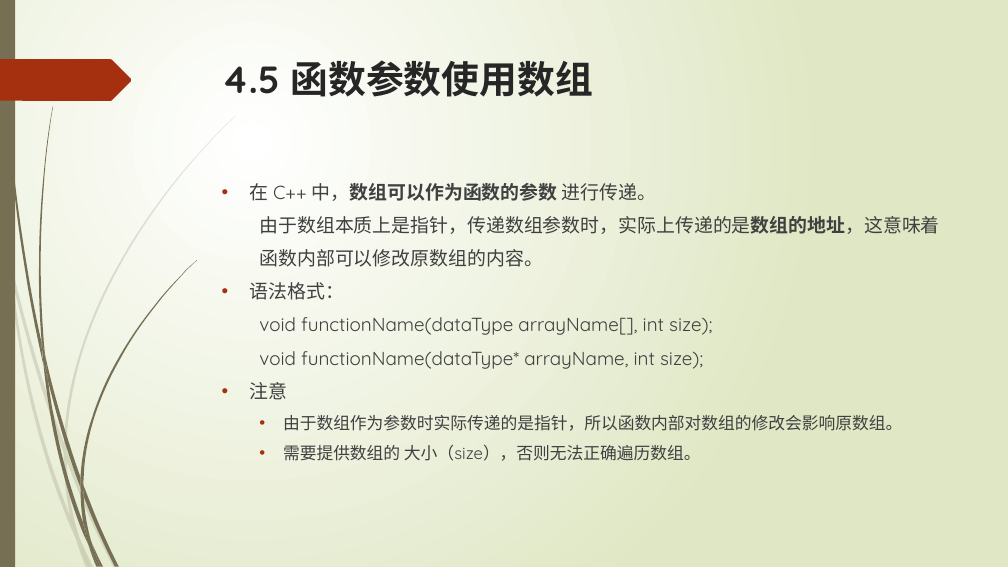
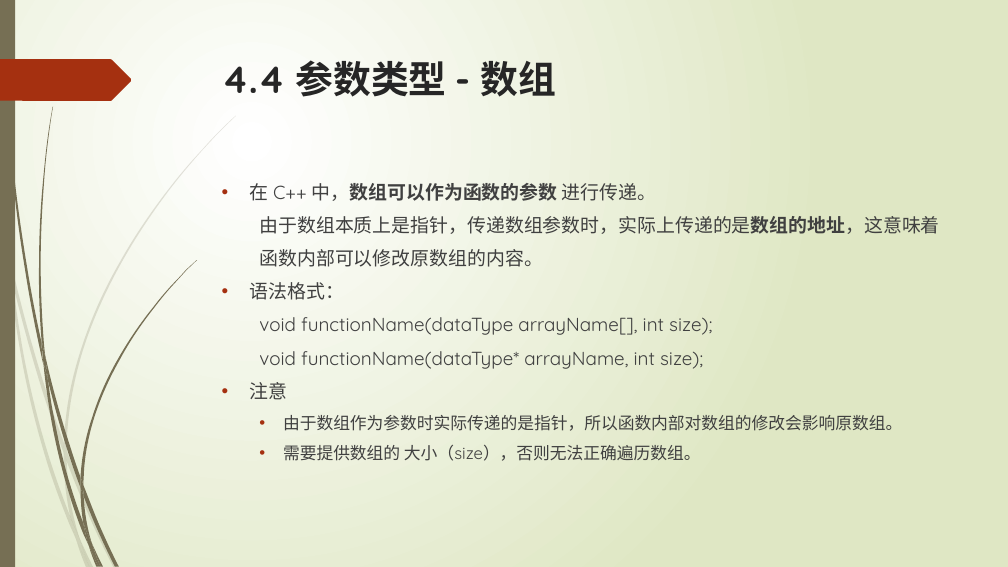
Before and after one commit to liuty2006/learn, a slide deck: slide 43 of learn_cpp/docs/C++语言培训.pptx (slide 44 before the commit). Drawn at 1008x567 pixels with LibreOffice and Linux fonts; fonts in the diff are those of the drawing. Boxes give left, top, right and bottom in pixels: in the first picture for what was removed or moved away, otherwise in the second. Text is boxed around its words. In the diff, an @@ line names an element or a change of style, - is before the commit and + after.

```diff
--- a/learn_cpp/docs/C++语言培训.pptx
+++ b/learn_cpp/docs/C++语言培训.pptx
@@ title at bbox=[222, 60, 557, 97]: text changed @@
-4.5 函数参数使用数组
+4.4 参数类型 - 数组
```
Also in this commit, not shown: 3 other slides changed, 5 other files.
